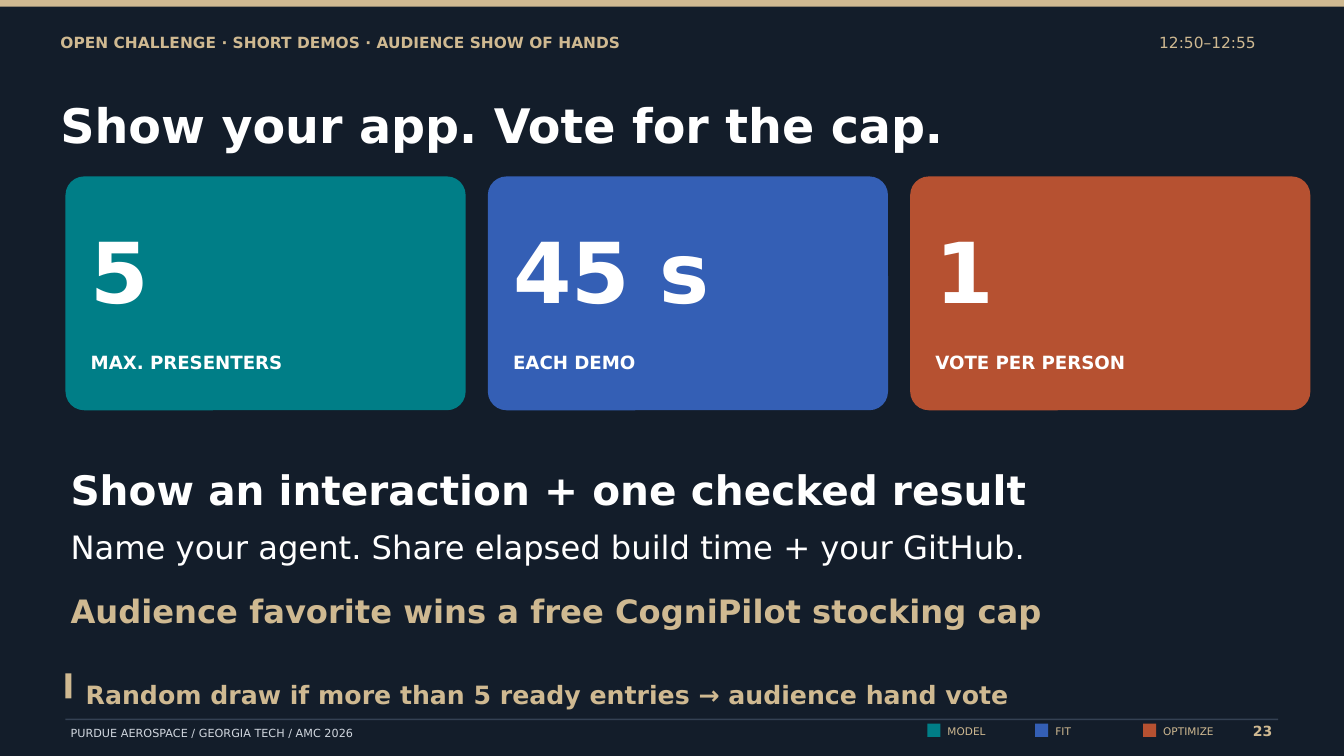
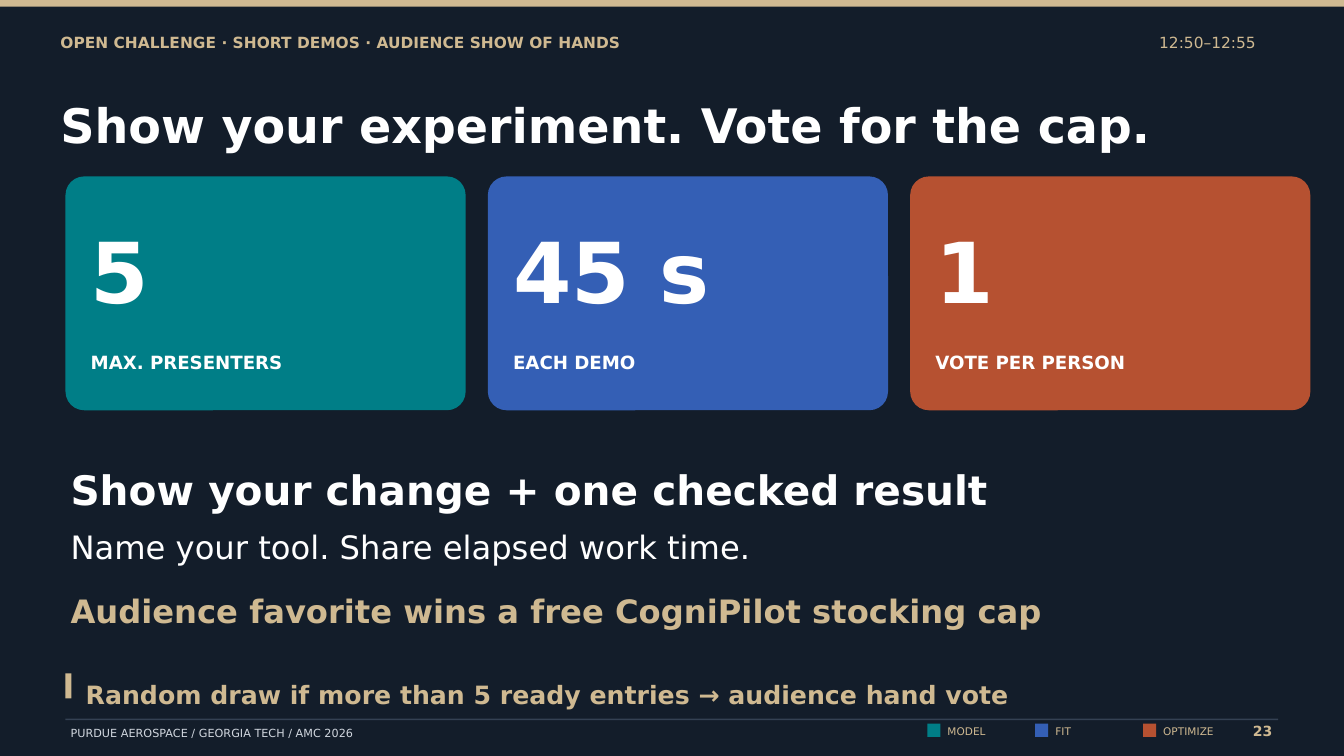
Before and after one commit to CogniPilot/rumoca-workshop, a slide deck: slide 23 of slides/workshop.pptx. Drawn at 1344x756 pixels with LibreOffice and Linux fonts; fonts in the diff are those of the drawing. Boxes give left, top, right and bottom in pixels: in the first picture for what was removed or moved away, otherwise in the second. Text is boxed around its words. In the diff, an @@ line names an element or a change of style, - is before the commit and + after.

Commit message:
Offer an open experiment challenge and install PDF and Lean editor support

```diff
--- a/slides/workshop.pptx
+++ b/slides/workshop.pptx
@@ text at [60,107,1150,154]: text changed @@
-Show your app. Vote for the cap.
+Show your experiment. Vote for the cap.
@@ text at [71,474,987,514]: text changed @@
-Show an interaction + one checked result
+Show your change + one checked result
@@ text at [71,534,750,566]: text changed @@
-Name your agent. Share elapsed build time + your GitHub.
+Name your tool. Share elapsed work time.
```
Also in this commit, not shown: 1 other slide changed, 58 other files.
